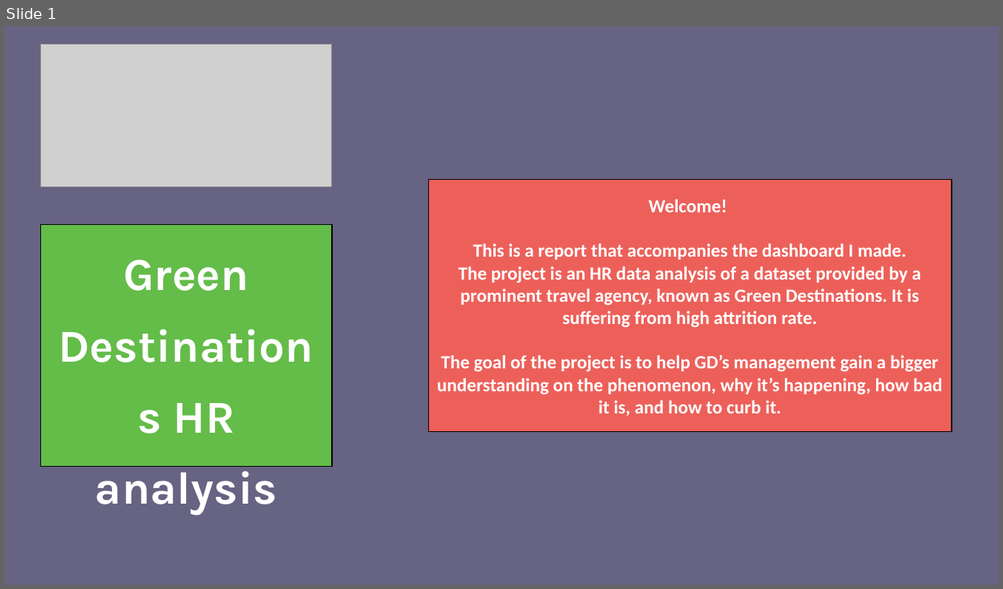
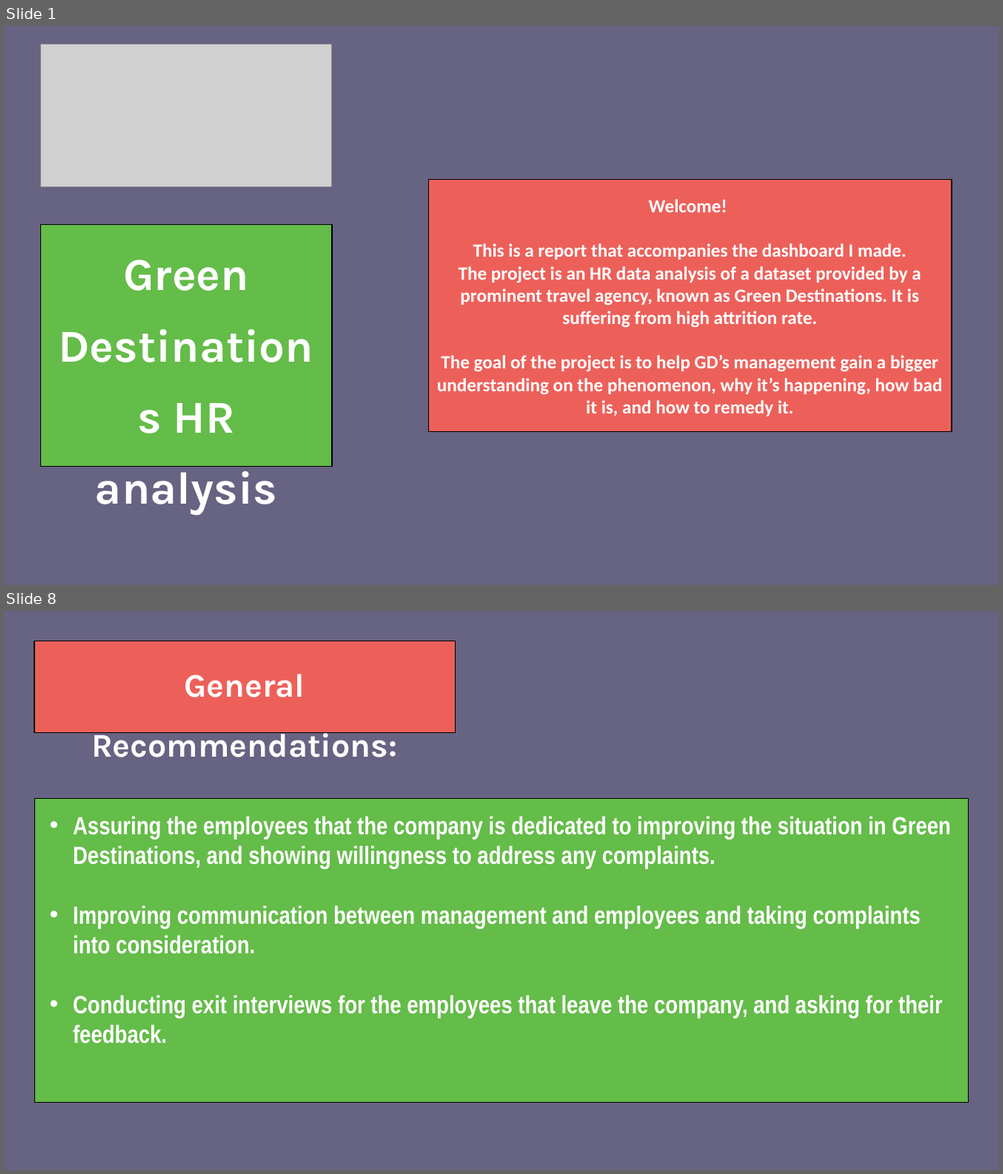
Before and after one commit to khaled-mehizel/HR-analysis, a slide deck: Report/GD HR report.pptx. Shown one above the other, each under a label of ours: slide 1 before the commit, slides 1 and 8 after it; the slides between them are not shown. The pictures are 1003x589 and 1003x1174 pixels, drawn with LibreOffice and Linux fonts; fonts in the diff are those of the drawing; grey boxes stand for pictures. Boxes give left, top, right and bottom in pixels: in the first picture for what was removed or moved away, otherwise in the second. Text is boxed around its words. In the diff, an @@ line names an element or a change of style, - is before the commit and + after.

```diff
--- a/Report/GD HR report.pptx
+++ b/Report/GD HR report.pptx
@@ slide 8 added at (x1=4, y1=611, x2=999, y2=1170), background #676382 @@
@@ rectangle added at (x1=34, y1=641, x2=455, y2=732), fill #ED605A, outline #000000 1 pt, 32 pt, text #FFFFFF, bold @@
+General Recommendations:
@@ rectangle added at (x1=34, y1=798, x2=967, y2=1102), fill #64BC49, outline #000000 0.75 pt, 24 pt, text #FFFFFF, bold @@
+• Assuring the employees that the company is dedicated to improving the situation in Green Destinations, and showing willingness to address any complaints.
+• Improving communication between management and employees and taking complaints into consideration.
+• Conducting exit interviews for the employees that leave the company, and asking for their feedback.
@@ slide 1 changed as well @@
@@ text in rectangle at (x1=437, y1=355, x2=942, y2=417): text changed @@
-The goal of the project is to help GD’s management gain a bigger understanding on the phenomenon, why it’s happening, how bad it is, and how to curb it.
+The goal of the project is to help GD’s management gain a bigger understanding on the phenomenon, why it’s happening, how bad it is, and how to remedy it.
```
Also in this commit, not shown: 7 other slides added, 6 slides removed, 4 other files.
